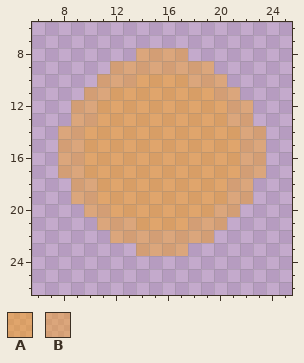
File history of a pixel-art file, assets/aseprite/BCell.aseprite. Above is the file before it was changed.
32x32 pixels, 1 frame. Shown: x 6..25, y 6..26.
Palette (. is transparent): A #ffa00078  B #ffa00064
Pixels before, first column x 8:
 8 ......BBBB......
 9 ....BBBBBBBB....
10 ...BBBAAAABBB...
11 ..BBAAAAAAAABB..
12 .BBAAAAAAAAAABB.
13 .BBAAAAAAAAAABB.
14 BBAAAAAAAAAAAABB
15 BBAAAAAAAAAAAABB
16 BBAAAAAAAAAAAABB
17 BBAAAAAAAAAAAABB
18 .BBAAAAAAAAAABB.
19 .BBAAAAAAAAAABB.
20 ..BBAAAAAAAABB..
21 ...BBBAAAABBB...
22 ....BBBBBBBB....
23 ......BBBB......
The same view after the edit:
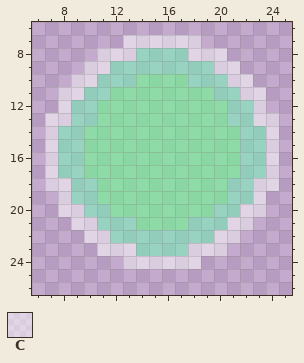
Colours new in this view: C #ffffff7d
The exact change:
layer "Base" added
layer "Overlay" added
layer "Layer 1" removed
Colour A changes from #ffa00078 to #79ef97b4.
Colour B changes from #ffa00064 to #79efb997.
Layer "Overlay":
Colour C now appears in row 7 at x 13 to 18; in row 8 at x 11 to 13 and 18 to 20; in row 9 at x 10 to 11 and 20 to 21; in row 10 at x 9 to 10 and 21 to 22; in row 11 at x 8 to 9 and 22 to 23; in row 12 at x 8 and 23.
Colour C now appears in row 13 at x 7 to 8 and 23 to 24; in rows 14 to 17 at x 7 and 24; in row 18 at x 7 to 8 and 23 to 24; in row 19 at x 8 and 23; in row 20 at x 8 to 9 and 22 to 23; in row 21 at x 9 to 10 and 21 to 22.
Colour C now appears in row 22 at x 10 to 11 and 20 to 21; in row 23 at x 11 to 13 and 18 to 20; in row 24 at x 13 to 18.
